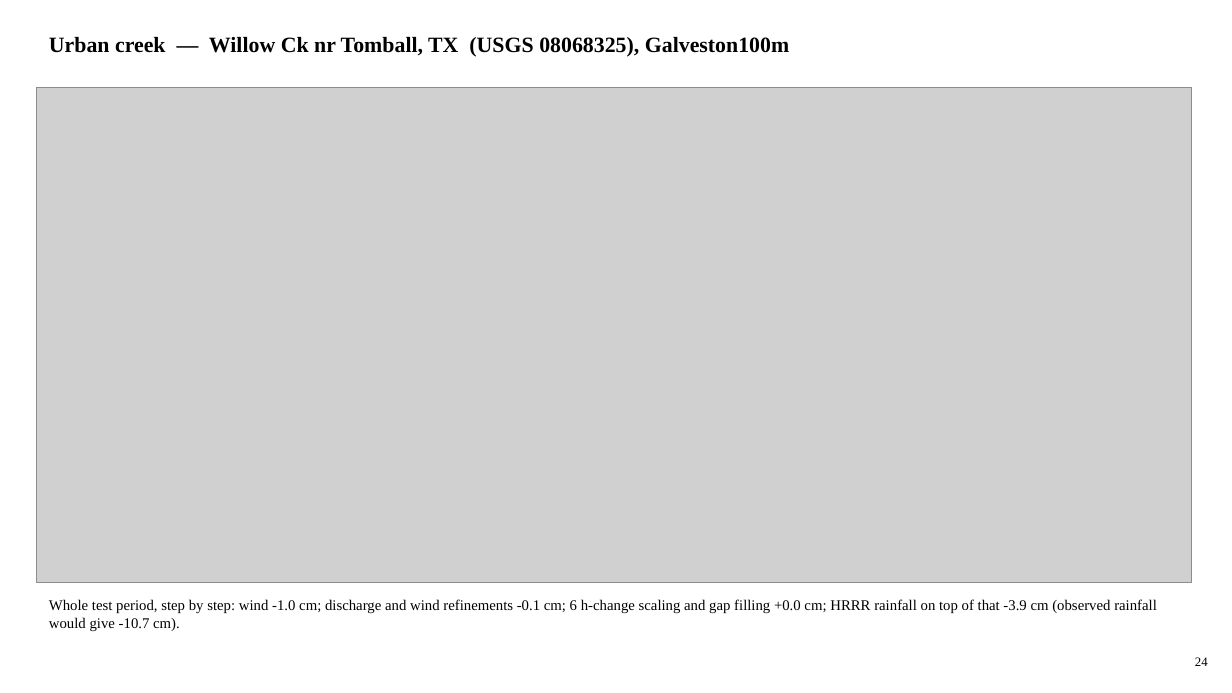
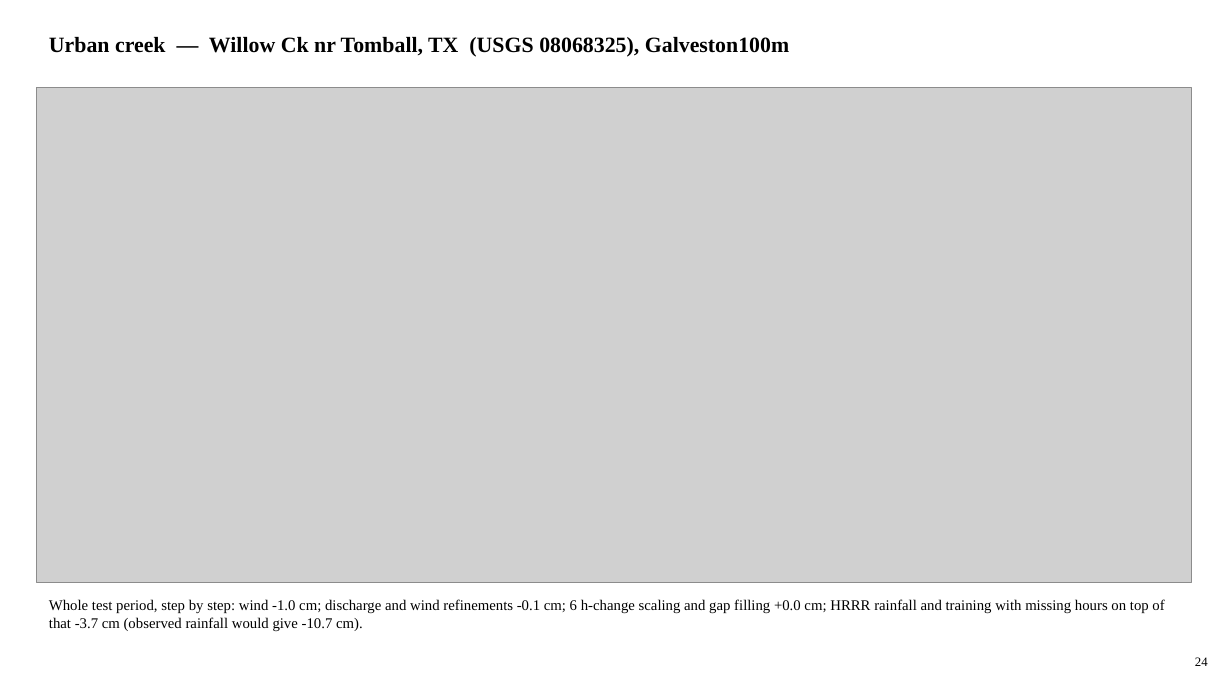
Before and after one commit to LaurenW1997/subdomainLSTM, a slide deck: slide 24 of deliverables/17_versions/version_comparison.pptx. Drawn at 1232x693 pixels with LibreOffice and Linux fonts; fonts in the diff are those of the drawing; grey boxes stand for pictures. Boxes give left, top, right and bottom in pixels: in the first picture for what was removed or moved away, otherwise in the second. Text is boxed around its words. In the diff, an @@ line names an element or a change of style, - is before the commit and + after.

```diff
--- a/deliverables/17_versions/version_comparison.pptx
+++ b/deliverables/17_versions/version_comparison.pptx
@@ text at (x1=49, y1=599, x2=1164, y2=631): text changed @@
-Whole test period, step by step: wind -1.0 cm; discharge and wind refinements -0.1 cm; 6 h-change scaling and gap filling +0.0 cm; HRRR rainfall on top of that -3.9 cm (observed rainfall would give -10.7 cm).
+Whole test period, step by step: wind -1.0 cm; discharge and wind refinements -0.1 cm; 6 h-change scaling and gap filling +0.0 cm; HRRR rainfall and training with missing hours on top of that -3.7 cm (observed rainfall would give -10.7 cm).
```
Also in this commit, not shown: 24 other slides changed, 52 other files.
